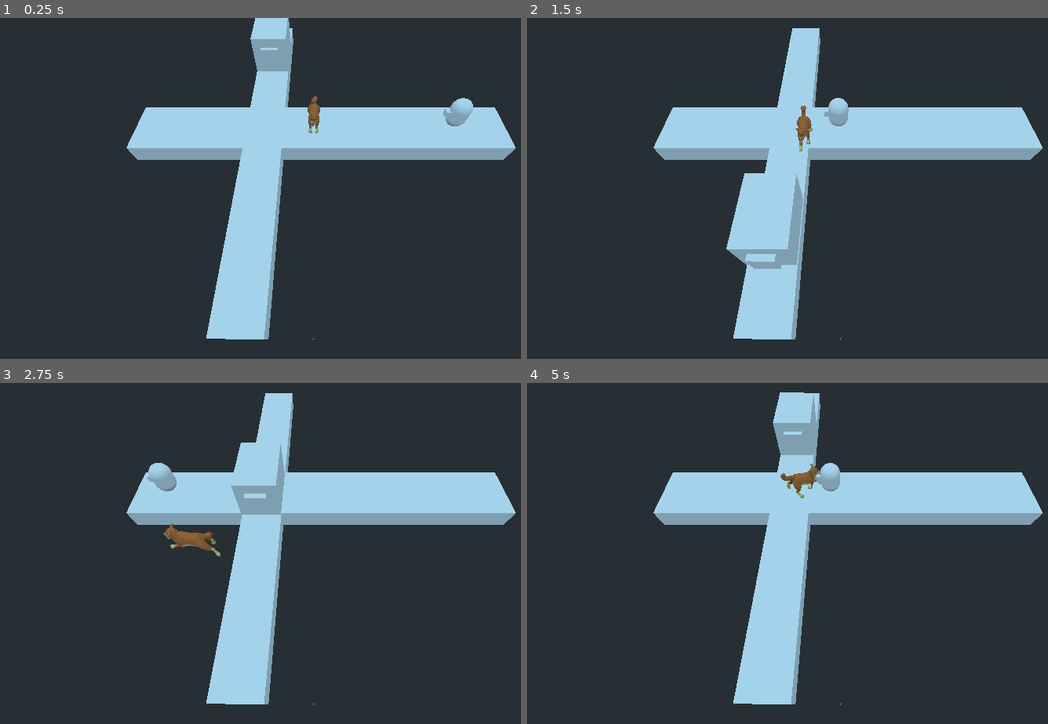
Above: before the commit, frames 1-4 (two rows, left to right).
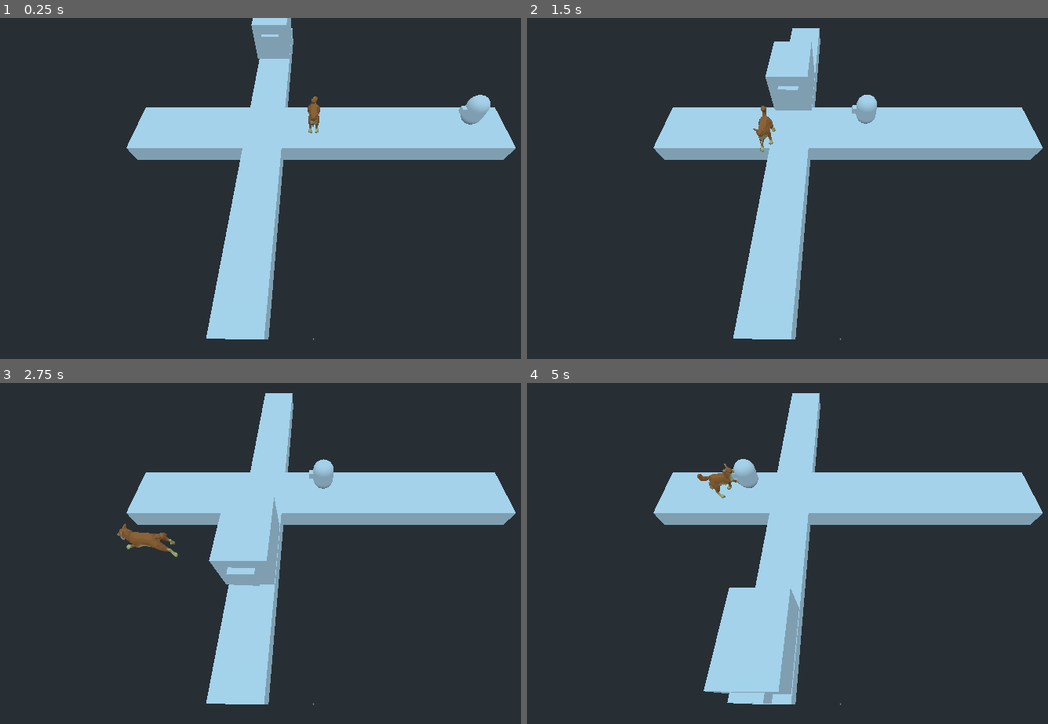
Above: after the commit, the same moments.

Repository: JestemStefan/GodotWildJam24_FamilyTrafficKing
Game: Godot game, scene res://levels/main.tscn
Same seed, same stepped clock (60 frames per second), same inputs: the game is played once before the commit and once after it.
Inputs:
- Up to frame 1 (0.25 s): no input
- Up to frame 2 (1.5 s): tap Enter at 0.5 s; hold A (move_right) 0.53-1.28 s; tap Space (bark) at 0.6, 1.35 s; hold S (move_down) from 1.28 s (still down)
- Up to frame 3 (2.75 s): release S (move_down) at 2.03 s; hold A (move_right) from 2.03 s (still down); tap Space (bark) at 2.1 s
- Up to frame 4 (5 s): release A (move_right) at 2.78 s; hold W (move_up) 2.78-3.53 s; tap Space (bark) at 2.85, 3.6, 4.35 s; hold D (move_left) from 3.53 s (still down)

The runs differ from the first frame. In frame 1, 1.1% of the frame differs, in the area x 48-95%, y 0-32%; in frame 2, 4.0%; in frame 3, 4.0%; in frame 4, 4.5%, in the area x 32-61%, y 2-95%.

Commit message:
fixed paths so level looks better in editor, removed useless code

Diff:
--- a/levels/testing_level.tscn
+++ b/levels/testing_level.tscn
@@ -8,13 +8,13 @@
 
 [sub_resource type="Curve3D" id=1]
 _data = {
-"points": PoolVector3Array( 0, 0, 0, 0, 0, 0, -0.885755, 2.97425, -0.00960088, 0, 0, 0, 0, 0, 0, 0.912876, 3.02781, 0.0441709 ),
+"points": PoolVector3Array( 0, 0, 0, 0, 0, 0, 0.0395694, 0.868306, -0.0850873, 0, 0, 0, 0, 0, 0, 1.89765, 0.845584, -0.0630217 ),
 "tilts": PoolRealArray( 0, 0 )
 }
 
 [sub_resource type="Curve3D" id=2]
 _data = {
-"points": PoolVector3Array( 0, 0, 0, 0, 0, 0, -0.00476982, 2.99071, -11.517, 0, 0, 0, 0, 0, 0, 0.0108464, 3.10913, 5.25162 ),
+"points": PoolVector3Array( 0, 0, 0, 0, 0, 0, 0.0225531, 1.16213, -0.0558434, 0, 0, 0, 0, 0, 0, 0.00893582, 0.901153, 18.6868 ),
 "tilts": PoolRealArray( 0, 0 )
 }
 
@@ -26,27 +26,28 @@
 collision_mask = 0
 
 [node name="Path" type="Path" parent="Lane"]
+transform = Transform( 1, 0, 0, 0, 1, 0, 0, 0, 1, -0.985801, 0, 0.0167491 )
 curve = SubResource( 1 )
 
 [node name="PathFollow" type="PathFollow" parent="Lane/Path"]
 rotation_mode = 1
 
 [node name="Car" parent="Lane/Path/PathFollow" instance=ExtResource( 4 )]
-transform = Transform( -1.62917e-07, 0, -0.15034, 0, 2, 0, 0.999979, 0, -2.44936e-08, 0, 0, 0 )
+transform = Transform( -1.62981e-07, 0, -0.15034, 0, 2, 0, 0.999979, 0, -2.79397e-08, 0, 3, 0 )
 
 [node name="Path" parent="." instance=ExtResource( 5 )]
 transform = Transform( -1.62921e-07, 0, 2, 0, 1, 0, -1, 0, -3.25841e-07, 0.786141, 0, 0 )
 collision_mask = 0
 
 [node name="Path2" type="Path" parent="."]
-transform = Transform( -0.135436, 0, -1.99995, 0, 1, 0, 19.9995, 0, -0.0135436, -5.2665, -1, 1.13687e-12 )
+transform = Transform( -0.135436, 0, -1.99995, 0, 1, 0, 19.9995, 0, -0.0135436, 18.836, -1, 1.13687e-12 )
 curve = SubResource( 2 )
 
 [node name="PathFollow" type="PathFollow" parent="Path2"]
 rotation_mode = 1
 
 [node name="Child" parent="Path2/PathFollow" instance=ExtResource( 2 )]
-transform = Transform( -0.049999, 0, -0.000338599, 0, 1, 0, 0.00338599, 0, -0.49999, 0, 0, 0 )
+transform = Transform( -0.049999, 0, -0.000338599, 0, 1, 0, 0.00338599, 0, -0.49999, 0, 2.5, 0 )
 
 [node name="Dog" parent="." instance=ExtResource( 3 )]
 transform = Transform( -1, 0, -3.25841e-07, 0, 1, 0, 3.25841e-07, 0, -1, 0.0101795, 1.03981, 0.0429327 )
--- a/src/dog/dog.gd
+++ b/src/dog/dog.gd
@@ -7,8 +7,6 @@
 var direction: Vector3 = Vector3()
 
 
-onready var _bark_area: Area = $DogAnimated/BarkArea
-onready var _timer: Timer = $DogAnimated/BarkArea/Timer
 onready var _anim_tree: AnimationTree = $DogAnimated/AnimationTree
 
 func _process(_delta):
